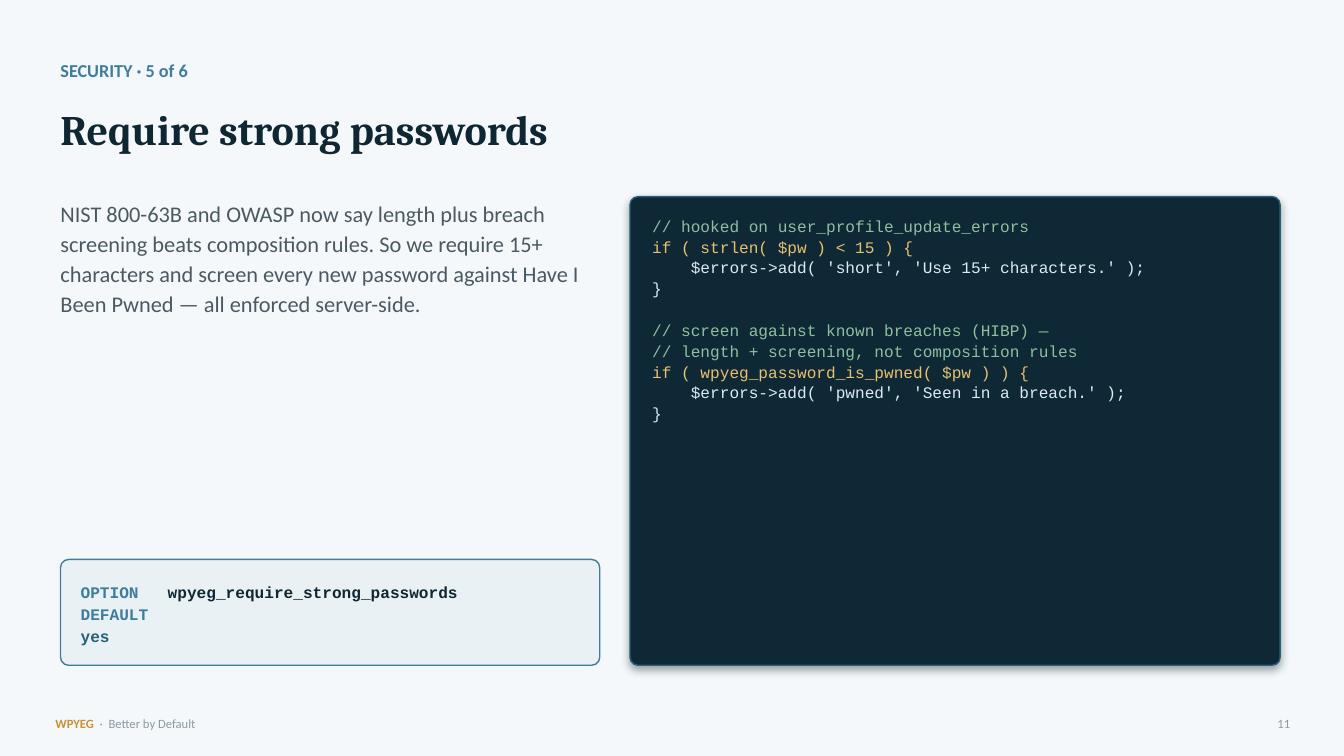
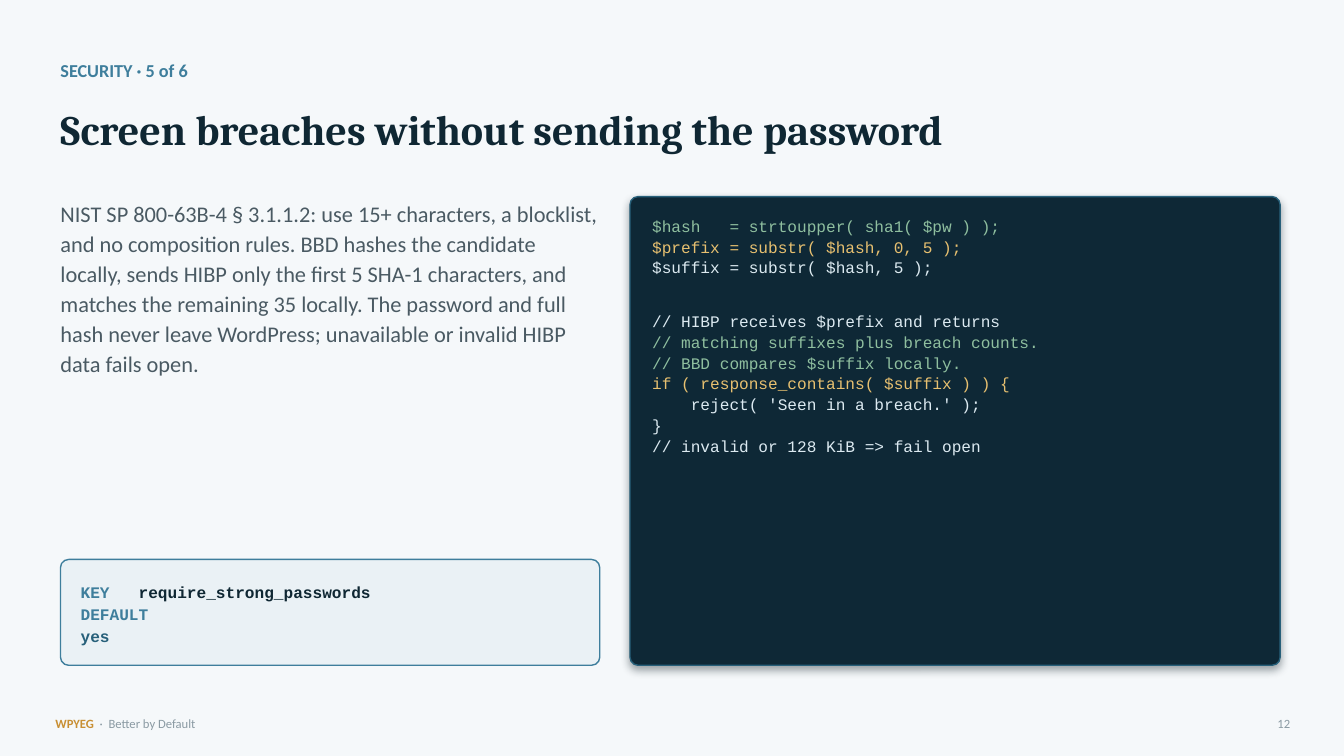
Before and after one commit to WPYEG/Better-by-Default, a slide deck: slide 12 of workshop/Better-by-Default.pptx (slide 11 before the commit). Drawn at 1344x756 pixels with LibreOffice and Linux fonts; fonts in the diff are those of the drawing. Boxes give left, top, right and bottom in pixels: in the first picture for what was removed or moved away, otherwise in the second. Text is boxed around its words. In the diff, an @@ line names an element or a change of style, - is before the commit and + after.

```diff
--- a/workshop/Better-by-Default.pptx
+++ b/workshop/Better-by-Default.pptx
@@ text at (x1=60, y1=115, x2=942, y2=155): text changed @@
-Require strong passwords
+Screen breaches without sending the password
@@ text at (x1=60, y1=206, x2=597, y2=376): text changed @@
-NIST 800-63B and OWASP now say length plus breach screening beats composition rules. So we require 15+ characters and screen every new password against Have I Been Pwned — all enforced server-side.
+NIST SP 800-63B-4 § 3.1.1.2: use 15+ characters, a blocklist, and no composition rules. BBD hashes the candidate locally, sends HIBP only the first 5 SHA-1 characters, and matches the remaining 35 locally. The password and full hash never leave WordPress; unavailable or invalid HIBP data fails open.
@@ text at (x1=652, y1=220, x2=1039, y2=414): text changed; text colour #DCEAF1 to #8FBF9F @@
-// hooked on user_profile_update_errors
-if ( strlen( $pw ) < 15 ) {
-$errors->add( 'short', 'Use 15+ characters.' );
+$hash = strtoupper( sha1( $pw ) );
+$prefix = substr( $hash, 0, 5 );
+$suffix = substr( $hash, 5 );
+// HIBP receives $prefix and returns
+// matching suffixes plus breach counts.
+// BBD compares $suffix locally.
+if ( response_contains( $suffix ) ) {
+reject( 'Seen in a breach.' );
@@ text at (x1=681, y1=440, x2=981, y2=456): text changed; text colour #8FBF9F to #DCEAF1 @@
-// screen against known breaches (HIBP) —
-// length + screening, not composition rules
-if ( wpyeg_password_is_pwned( $pw ) ) {
-$errors->add( 'pwned', 'Seen in a breach.' );
-}
+// invalid or 128 KiB => fail open
@@ text at (x1=81, y1=586, x2=371, y2=602): text changed @@
-OPTION wpyeg_require_strong_passwords
+KEY require_strong_passwords
@@ text at (x1=1277, y1=720, x2=1290, y2=728): text changed @@
-11
+12
```
Also in this commit, not shown: 16 other slides changed, 4 slides added, 11 other files.
